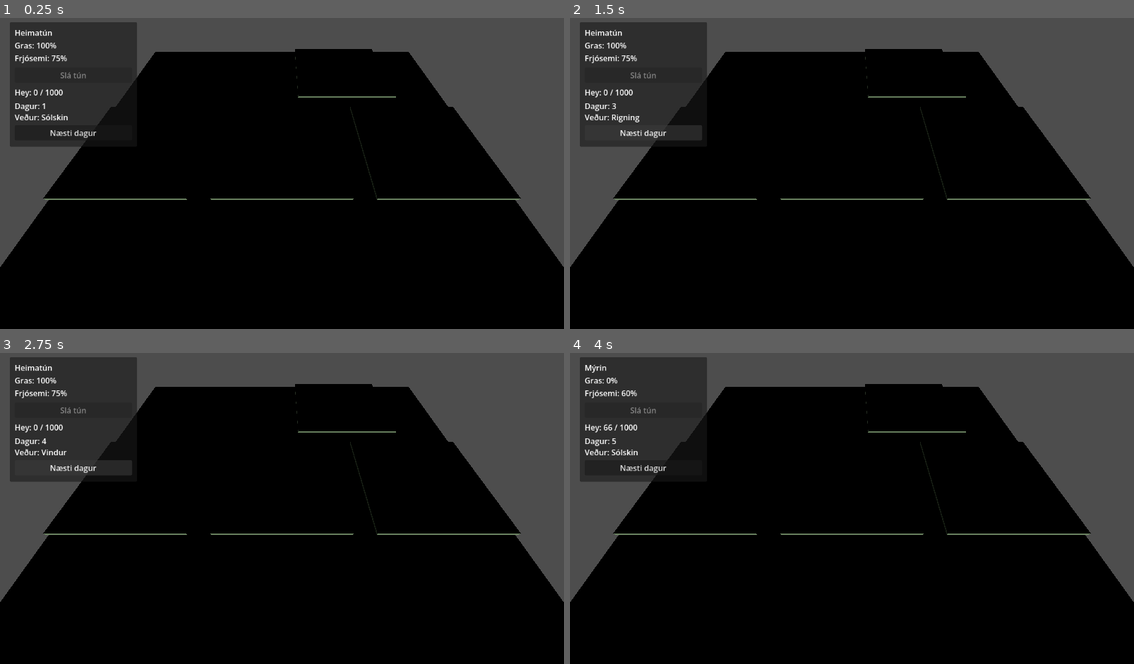
Above: before the commit, frames 1-4 (two rows, left to right).
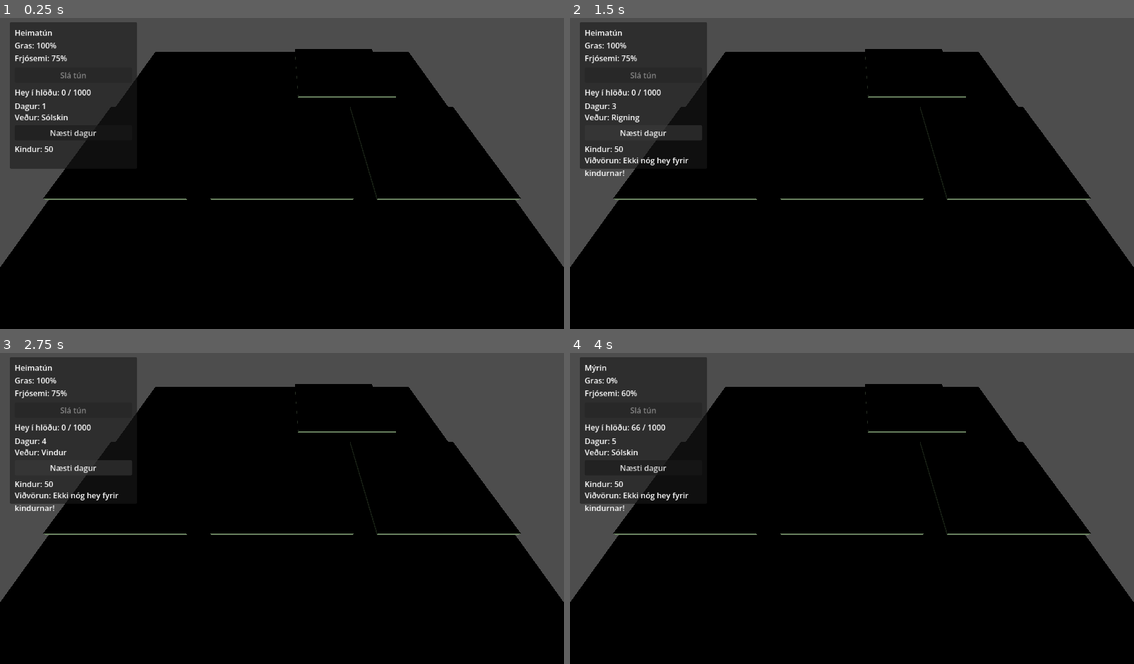
Above: after the commit, the same moments.

Repository: robertmarvin72/Bondinn
Game: Godot game, scene res://world.tscn
Same seed, same stepped clock (60 frames per second), same inputs: the game is played once before the commit and once after it.
Inputs (mouse positions are in pixels of both pictures, inside the frame that each line leads up to):
- Up to frame 1 (0.25 s): no input
- Up to frame 2 (1.5 s): click "Næsti dagur" at 0.5 s; click "Næsti dagur" at 1.25 s
- Up to frame 3 (2.75 s): click "Næsti dagur" at 2 s
- Up to frame 4 (4 s): tap Enter at 2.75 s; move the mouse to (976, 489) at 2.77 s; click (976, 489) at 2.92 s; click "Slá tún" at 3.5 s

The runs differ from the first frame. In frame 1, 0.9% of the frame differs, in the area x 1-17%, y 22-49%; in frame 2, 1.0%; in frame 3, 1.0%; in frame 4, 1.0%, in the area x 1-22%, y 22-51%.

Commit message:
Kindur éta hey

Diff:
--- a/world.gd
+++ b/world.gd
@@ -7,6 +7,9 @@
 var day_count: int = 1
 var current_weather: Weather = Weather.SUNNY
 
+var sheep_count: int = 50
+var hay_per_sheep_per_day: float = 0.2
+
 var selected_field = null
 
 @onready var field_info: Label = $UI/FieldPanel/FieldInfo
@@ -15,6 +18,8 @@
 @onready var day_label: Label = $UI/FieldPanel/DayLabel
 @onready var weather_label: Label = $UI/FieldPanel/WeatherLabel
 @onready var next_day_button: Button = $UI/FieldPanel/NextDayButton
+@onready var sheep_label: Label = $UI/FieldPanel/SheepLabel
+@onready var warning_label: Label = $UI/FieldPanel/WarningLabel
 @onready var camera: Camera3D = $Camera3D
 
 func _weather_name() -> String:
@@ -28,10 +33,12 @@
 func _ready():
 	harvest_button.pressed.connect(_on_harvest_pressed)
 	harvest_button.disabled = true
-	hay_label.text = "Hey: 0 / " + str(barn_capacity)
+	hay_label.text = "Hey í hlöðu: 0 / " + str(barn_capacity)
 	next_day_button.pressed.connect(_on_next_day_pressed)
 	day_label.text = "Dagur: " + str(day_count)
 	weather_label.text = "Veður: " + _weather_name()
+	sheep_label.text = "Kindur: " + str(sheep_count)
+	warning_label.text = ""
 
 func _unhandled_input(event):
 	if event is InputEventMouseButton and event.pressed and event.button_index == MOUSE_BUTTON_LEFT:
@@ -83,12 +90,20 @@
 			child.grass_level = min(child.grass_level + growth, 100)
 			if child.harvested and child.grass_level > 30:
 				child.harvested = false
+	var consumed: int = int(sheep_count * hay_per_sheep_per_day)
+	if barn_hay < consumed:
+		barn_hay = 0
+		warning_label.text = "Viðvörun: Ekki nóg hey fyrir kindurnar!"
+	else:
+		barn_hay -= consumed
+		warning_label.text = ""
 	day_label.text = "Dagur: " + str(day_count)
 	weather_label.text = "Veður: " + _weather_name()
+	hay_label.text = "Hey í hlöðu: " + str(barn_hay) + " / " + str(barn_capacity)
 	if selected_field != null:
 		_update_panel()
 
 func _update_panel():
 	field_info.text = selected_field.get_field_info()
 	harvest_button.disabled = selected_field.harvested or current_weather == Weather.STORM
-	hay_label.text = "Hey: " + str(barn_hay) + " / " + str(barn_capacity)
+	hay_label.text = "Hey í hlöðu: " + str(barn_hay) + " / " + str(barn_capacity)
--- a/world.tscn
+++ b/world.tscn
@@ -97,7 +97,7 @@
 offset_left = 20.0
 offset_top = 20.0
 offset_right = 280.0
-offset_bottom = 275.0
+offset_bottom = 320.0
 
 [node name="FieldInfo" type="Label" parent="UI/FieldPanel" unique_id=606631013]
 layout_mode = 0
@@ -148,3 +148,19 @@
 offset_right = 250.0
 offset_bottom = 241.0
 text = "Næsti dagur"
+
+[node name="SheepLabel" type="Label" parent="UI/FieldPanel"]
+layout_mode = 0
+offset_left = 10.0
+offset_top = 248.0
+offset_right = 250.0
+offset_bottom = 268.0
+text = "Kindur: 50"
+
+[node name="WarningLabel" type="Label" parent="UI/FieldPanel"]
+layout_mode = 0
+offset_left = 10.0
+offset_top = 271.0
+offset_right = 250.0
+offset_bottom = 311.0
+autowrap_mode = 3
